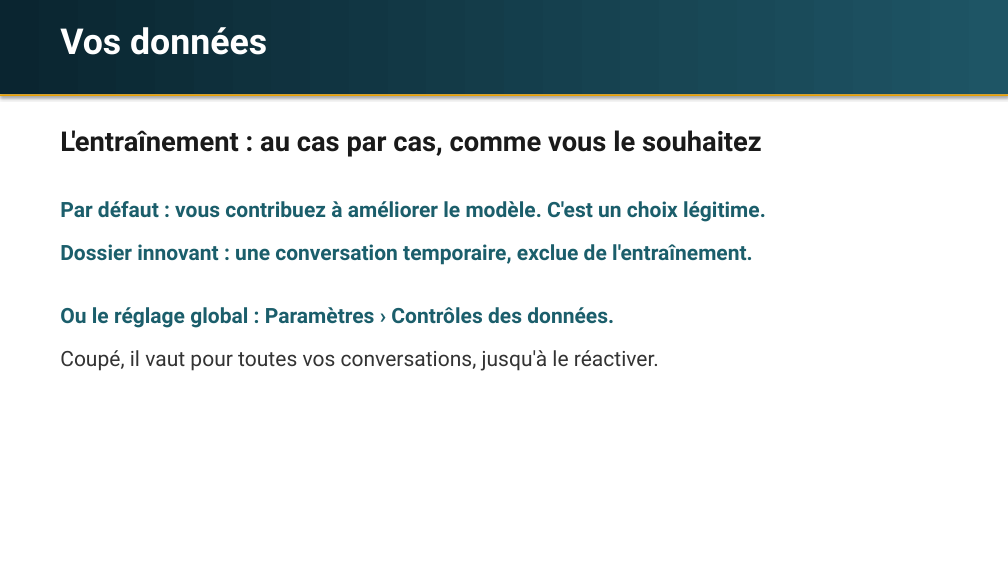
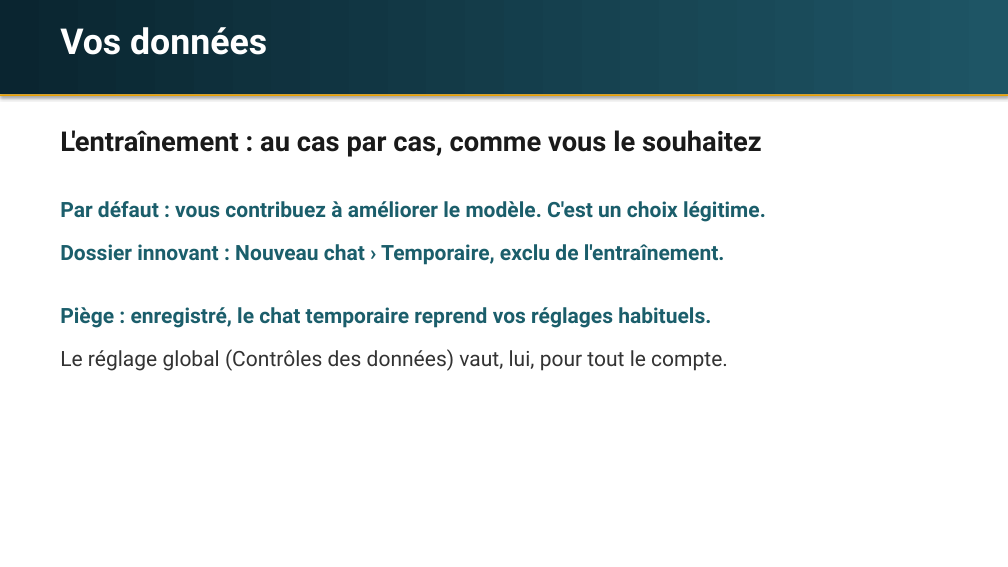
Before and after one commit to idrispjsalvi/claude-hub, a slide deck: slide 37 of espaces/intelligence-academy/seances/laurence-saulais/laurence-saulais-s1-fondamentaux.pptx (slide 36 before the commit). Drawn at 1008x567 pixels with LibreOffice and Linux fonts; fonts in the diff are those of the drawing. Boxes give left, top, right and bottom in pixels: in the first picture for what was removed or moved away, otherwise in the second. Text is boxed around its words. In the diff, an @@ line names an element or a change of style, - is before the commit and + after.

```diff
--- a/espaces/intelligence-academy/seances/laurence-saulais/laurence-saulais-s1-fondamentaux.pptx
+++ b/espaces/intelligence-academy/seances/laurence-saulais/laurence-saulais-s1-fondamentaux.pptx
@@ text at (x1=60, y1=244, x2=725, y2=265): text changed @@
-Dossier innovant : une conversation temporaire, exclue de l'entraînement.
+Dossier innovant : Nouveau chat › Temporaire, exclu de l'entraînement.
@@ text at (x1=60, y1=307, x2=711, y2=328): text changed @@
-Ou le réglage global : Paramètres › Contrôles des données.
+Piège : enregistré, le chat temporaire reprend vos réglages habituels.
@@ text at (x1=60, y1=349, x2=728, y2=371): text changed @@
-Coupé, il vaut pour toutes vos conversations, jusqu'à le réactiver.
+Le réglage global (Contrôles des données) vaut, lui, pour tout le compte.
```
Also in this commit, not shown: 10 other slides changed, 7 slides added, 3 slides removed, 1 other file.
